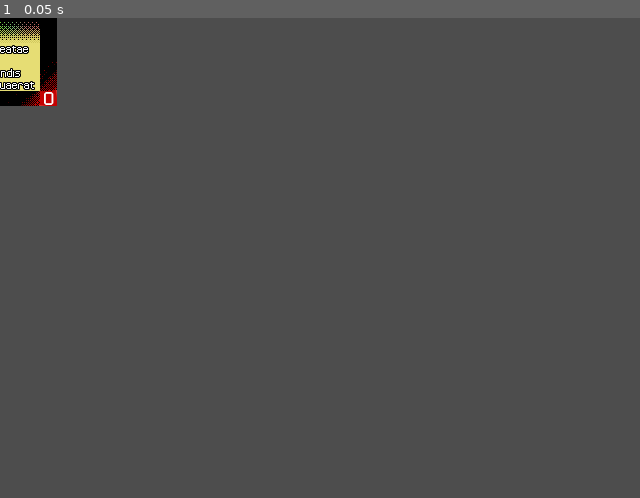
Above: before the commit, frame 1.
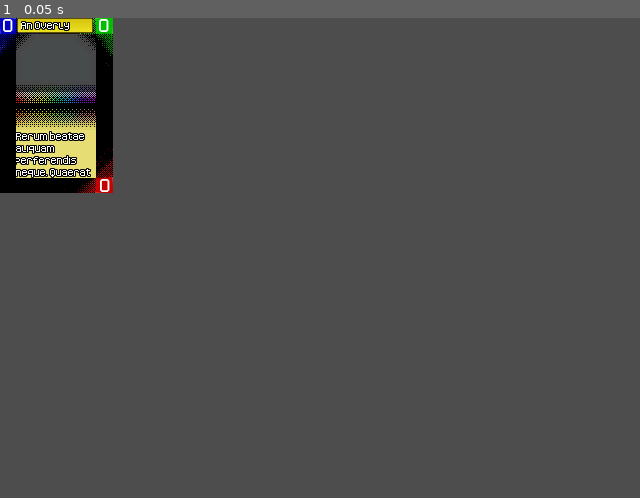
Above: after the commit, the same moment.

Repository: ColbySchexnayder/mana-stream
Game: Godot game, scene res://Cards/Card.tscn
Same seed, same stepped clock (60 frames per second), same inputs: the game is played once before the commit and once after it. The project has no main scene, so this scene is started directly.
Inputs:
- Up to frame 1 (0.05 s): no input

The runs differ from the first frame. In frame 1, 5.5% of the frame differs, in the area x 0-18%, y 0-37%.

Commit message:
Refactor to use control nodes for cards

Diff:
--- /dev/null
+++ b/Cards/Card.gd
@@ -0,0 +1,33 @@
+class_name Card extends Node
+
+var cost := 0
+var health := 0
+var attack := 0
+
+enum position {
+	IN_DECK,
+	IN_HAND,
+	IN_MANA,
+	IN_SUMMON
+}
+
+var currentPosition := position.IN_DECK
+var exhausted := false
+
+func onPlay() -> void:
+	pass
+
+func action() -> void:
+	pass
+
+func react() -> void:
+	pass
+
+# Called when the node enters the scene tree for the first time.
+func _ready() -> void:
+	pass # Replace with function body.
+
+
+# Called every frame. 'delta' is the elapsed time since the previous frame.
+func _process(delta: float) -> void:
+	pass
--- a/Cards/Card.tscn
+++ b/Cards/Card.tscn
@@ -5,46 +5,59 @@
 [ext_resource type="Texture2D" uid="uid://cg55dg77mwxkh" path="res://Cards/manastreambackrainbowCorrectRes.png" id="2_8rs7r"]
 [ext_resource type="Theme" uid="uid://d2ypb0vgb31t6" path="res://Cards/CardFontDefaultTheme.tres" id="3_gx64q"]
 
-[node name="Node2D" type="Node2D"]
+[node name="Card" type="Control"]
+layout_mode = 3
+anchors_preset = 0
+offset_right = 113.0
+offset_bottom = 175.0
+pivot_offset = Vector2(56, 87)
 
-[node name="CardFront" type="Sprite2D" parent="."]
+[node name="CardFront" type="TextureRect" parent="."]
+layout_mode = 0
+offset_right = 40.0
+offset_bottom = 40.0
+pivot_offset = Vector2(56, 87)
 texture = ExtResource("1_kwd8c")
 
 [node name="Cost" type="RichTextLabel" parent="CardFront"]
-offset_left = -53.0
-offset_top = -92.0
-offset_right = -39.0
-offset_bottom = -68.0
+layout_mode = 0
+offset_left = 3.0
+offset_top = -5.0
+offset_right = 17.0
+offset_bottom = 19.0
 theme_override_fonts/normal_font = ExtResource("2_6gjtp")
 theme_override_font_sizes/normal_font_size = 30
 text = "0"
 visible_characters = 1
 
 [node name="Health" type="RichTextLabel" parent="CardFront"]
-offset_left = 43.0
-offset_top = -92.0
-offset_right = 57.0
-offset_bottom = -68.0
+layout_mode = 0
+offset_left = 99.0
+offset_top = -5.0
+offset_right = 113.0
+offset_bottom = 19.0
 theme_override_fonts/normal_font = ExtResource("2_6gjtp")
 theme_override_font_sizes/normal_font_size = 30
 text = "0"
 visible_characters = 1
 
 [node name="Attack" type="RichTextLabel" parent="CardFront"]
-offset_left = 44.0
-offset_top = 68.0
-offset_right = 58.0
-offset_bottom = 92.0
+layout_mode = 0
+offset_left = 100.0
+offset_top = 155.0
+offset_right = 114.0
+offset_bottom = 179.0
 theme_override_fonts/normal_font = ExtResource("2_6gjtp")
 theme_override_font_sizes/normal_font_size = 30
 text = "0"
 visible_characters = 1
 
 [node name="CardName" type="RichTextLabel" parent="CardFront"]
-offset_left = -38.0
-offset_top = -86.0
-offset_right = 37.0
-offset_bottom = -73.0
+layout_mode = 0
+offset_left = 21.0
+offset_top = 1.0
+offset_right = 96.0
+offset_bottom = 14.0
 theme = ExtResource("3_gx64q")
 theme_override_colors/font_outline_color = Color(0, 0, 0, 1)
 theme_override_constants/outline_size = 4
@@ -54,10 +67,11 @@
 scroll_active = false
 
 [node name="CardDescription" type="RichTextLabel" parent="CardFront"]
-offset_left = -40.0
-offset_top = 25.0
-offset_right = 40.0
-offset_bottom = 73.0
+layout_mode = 0
+offset_left = 16.0
+offset_top = 112.0
+offset_right = 96.0
+offset_bottom = 160.0
 theme = ExtResource("3_gx64q")
 theme_override_colors/font_outline_color = Color(0, 0, 0, 1)
 theme_override_constants/outline_size = 4
@@ -72,6 +86,9 @@
 Sed soluta non velit quae. Pariatur et corrupti illum neque quis. Reprehenderit id quisquam vero harum ipsum commodi quisquam cupiditate."
 scroll_active = false
 
-[node name="CardBack" type="Sprite2D" parent="."]
+[node name="CardBack" type="TextureRect" parent="."]
 visible = false
+layout_mode = 0
+offset_right = 40.0
+offset_bottom = 40.0
 texture = ExtResource("2_8rs7r")
--- a/Cards/CardFontDefaultTheme.tres
+++ b/Cards/CardFontDefaultTheme.tres
@@ -4,4 +4,3 @@
 
 [resource]
 default_font = ExtResource("1_b3oew")
-default_font_size = 16
--- /dev/null
+++ b/Scenes/Duel.tscn
@@ -0,0 +1,92 @@
+[gd_scene load_steps=7 format=3 uid="uid://cx5b2r46v00uw"]
+
+[ext_resource type="Texture2D" uid="uid://dsc3ly3yyje2k" path="res://Backgrounds/starbackground0.png" id="1_ku1mf"]
+[ext_resource type="Script" path="res://Scenes/duel.gd" id="1_ljhtk"]
+[ext_resource type="Texture2D" uid="uid://dr7x5xbprtx2w" path="res://Backgrounds/starbackground1.png" id="2_mkbtj"]
+[ext_resource type="Texture2D" uid="uid://dhmbvsr0g6yvu" path="res://Backgrounds/starbackground2.png" id="3_luy51"]
+[ext_resource type="PackedScene" uid="uid://cy6xfsj2qbdjs" path="res://Cards/Card.tscn" id="4_mw64r"]
+[ext_resource type="Texture2D" uid="uid://cg55dg77mwxkh" path="res://Cards/manastreambackrainbowCorrectRes.png" id="6_8c1q3"]
+
+[node name="Duel" type="Node2D"]
+script = ExtResource("1_ljhtk")
+
+[node name="Parallax" type="Node2D" parent="."]
+
+[node name="PFar" type="Parallax2D" parent="Parallax"]
+scroll_scale = Vector2(0.8, 0.8)
+repeat_size = Vector2(640, 480)
+autoscroll = Vector2(50, 50)
+repeat_times = 3
+
+[node name="Far" type="Sprite2D" parent="Parallax/PFar"]
+position = Vector2(320, 240)
+texture = ExtResource("1_ku1mf")
+
+[node name="PMid" type="Parallax2D" parent="Parallax"]
+scroll_scale = Vector2(0.5, 0.5)
+repeat_size = Vector2(640, 480)
+autoscroll = Vector2(100, 100)
+repeat_times = 3
+
+[node name="Mid" type="Sprite2D" parent="Parallax/PMid"]
+position = Vector2(320, 240)
+texture = ExtResource("2_mkbtj")
+
+[node name="PNear" type="Parallax2D" parent="Parallax"]
+scroll_scale = Vector2(0.3, 0.3)
+repeat_size = Vector2(640, 480)
+autoscroll = Vector2(150, 150)
+repeat_times = 3
+
+[node name="Near" type="Sprite2D" parent="Parallax/PNear"]
+position = Vector2(320, 240)
+texture = ExtResource("3_luy51")
+
+[node name="Camera2D" type="Camera2D" parent="."]
+position = Vector2(320, 240)
+
+[node name="Node2D" parent="." instance=ExtResource("4_mw64r")]
+offset_left = 870.0
+offset_top = 388.0
+offset_right = 983.0
+offset_bottom = 563.0
+
+[node name="Control" type="Control" parent="."]
+layout_mode = 3
+anchors_preset = 0
+offset_right = 640.0
+offset_bottom = 480.0
+
+[node name="Player1Zone" type="VBoxContainer" parent="Control"]
+layout_direction = 1
+layout_mode = 1
+anchors_preset = 2
+anchor_top = 1.0
+anchor_bottom = 1.0
+offset_top = -240.0
+offset_right = 495.0
+grow_vertical = 0
+
+[node name="P1SummonZone" type="HBoxContainer" parent="Control/Player1Zone"]
+layout_mode = 2
+size_flags_vertical = 3
+
+[node name="P1ManaZone" type="HBoxContainer" parent="Control/Player1Zone"]
+layout_mode = 2
+size_flags_vertical = 3
+
+[node name="P1Hand" type="HBoxContainer" parent="Control/Player1Zone"]
+clip_contents = true
+layout_mode = 2
+size_flags_vertical = 3
+theme_override_constants/separation = 120
+
+[node name="P1Deck" type="TextureButton" parent="Control"]
+layout_mode = 0
+offset_left = 525.0
+offset_top = 307.0
+offset_right = 638.0
+offset_bottom = 482.0
+texture_normal = ExtResource("6_8c1q3")
+
+[connection signal="pressed" from="Control/P1Deck" to="." method="_on_p_1_deck_pressed"]
--- /dev/null
+++ b/Scenes/duel.gd
@@ -0,0 +1,27 @@
+extends Node2D
+
+var player1deck := []
+var player1hand := []
+var player1summon := []
+var player1mana := []
+
+var player2deck := []
+var player2hand := []
+var player2summon := []
+var player2mana := []
+
+@onready var p_1_hand: HBoxContainer = $Control/Player1Zone/P1Hand
+const CARD = preload("res://Cards/Card.tscn")
+# Called when the node enters the scene tree for the first time.
+func _ready() -> void:
+	pass # Replace with function body.
+
+
+# Called every frame. 'delta' is the elapsed time since the previous frame.
+func _process(delta: float) -> void:
+	var p1HandSeperationRatio = 1/ (1+player1hand.size())
+	p_1_hand.add_theme_constant_override("separation", p1HandSeperationRatio)
+
+
+func _on_p_1_deck_pressed() -> void:
+	pass
--- /dev/null
+++ b/Scripts/GMManager.gd
@@ -0,0 +1,4 @@
+extends Node
+class_name GMManager
+
+var Player1Deck := []
--- a/project.godot
+++ b/project.godot
@@ -14,6 +14,10 @@
 config/features=PackedStringArray("4.3", "Forward Plus")
 config/icon="res://icon.svg"
 
+[autoload]
+
+GmManager="*res://Scripts/GMManager.gd"
+
 [display]
 
 window/size/viewport_width=640
--- a/test.tscn
+++ /dev/null
@@ -1,46 +0,0 @@
-[gd_scene load_steps=5 format=3 uid="uid://cx5b2r46v00uw"]
-
-[ext_resource type="PackedScene" uid="uid://cy6xfsj2qbdjs" path="res://Cards/Card.tscn" id="1_etrgc"]
-[ext_resource type="Texture2D" uid="uid://dsc3ly3yyje2k" path="res://Backgrounds/starbackground0.png" id="2_s0r74"]
-[ext_resource type="Texture2D" uid="uid://dr7x5xbprtx2w" path="res://Backgrounds/starbackground1.png" id="3_jjgwf"]
-[ext_resource type="Texture2D" uid="uid://dhmbvsr0g6yvu" path="res://Backgrounds/starbackground2.png" id="4_obhrf"]
-
-[node name="Test" type="Node2D"]
-
-[node name="Parallax" type="Node2D" parent="."]
-
-[node name="PFar" type="Parallax2D" parent="Parallax"]
-scroll_scale = Vector2(0.8, 0.8)
-repeat_size = Vector2(640, 480)
-autoscroll = Vector2(50, 50)
-repeat_times = 3
-
-[node name="Far" type="Sprite2D" parent="Parallax/PFar"]
-position = Vector2(320, 240)
-texture = ExtResource("2_s0r74")
-
-[node name="PMid" type="Parallax2D" parent="Parallax"]
-scroll_scale = Vector2(0.5, 0.5)
-repeat_size = Vector2(640, 480)
-autoscroll = Vector2(100, 100)
-repeat_times = 3
-
-[node name="Mid" type="Sprite2D" parent="Parallax/PMid"]
-position = Vector2(320, 240)
-texture = ExtResource("3_jjgwf")
-
-[node name="PNear" type="Parallax2D" parent="Parallax"]
-scroll_scale = Vector2(0.3, 0.3)
-repeat_size = Vector2(640, 480)
-autoscroll = Vector2(150, 150)
-repeat_times = 3
-
-[node name="Near" type="Sprite2D" parent="Parallax/PNear"]
-position = Vector2(320, 240)
-texture = ExtResource("4_obhrf")
-
-[node name="Node2D" parent="." instance=ExtResource("1_etrgc")]
-position = Vector2(585, 413)
-
-[node name="Camera2D" type="Camera2D" parent="."]
-position = Vector2(320, 240)
Binary file added: Cards/CardArt/shrineoftheforge.png
Not shown, added: Cards/CardArt/shrineoftheforge.png.import
